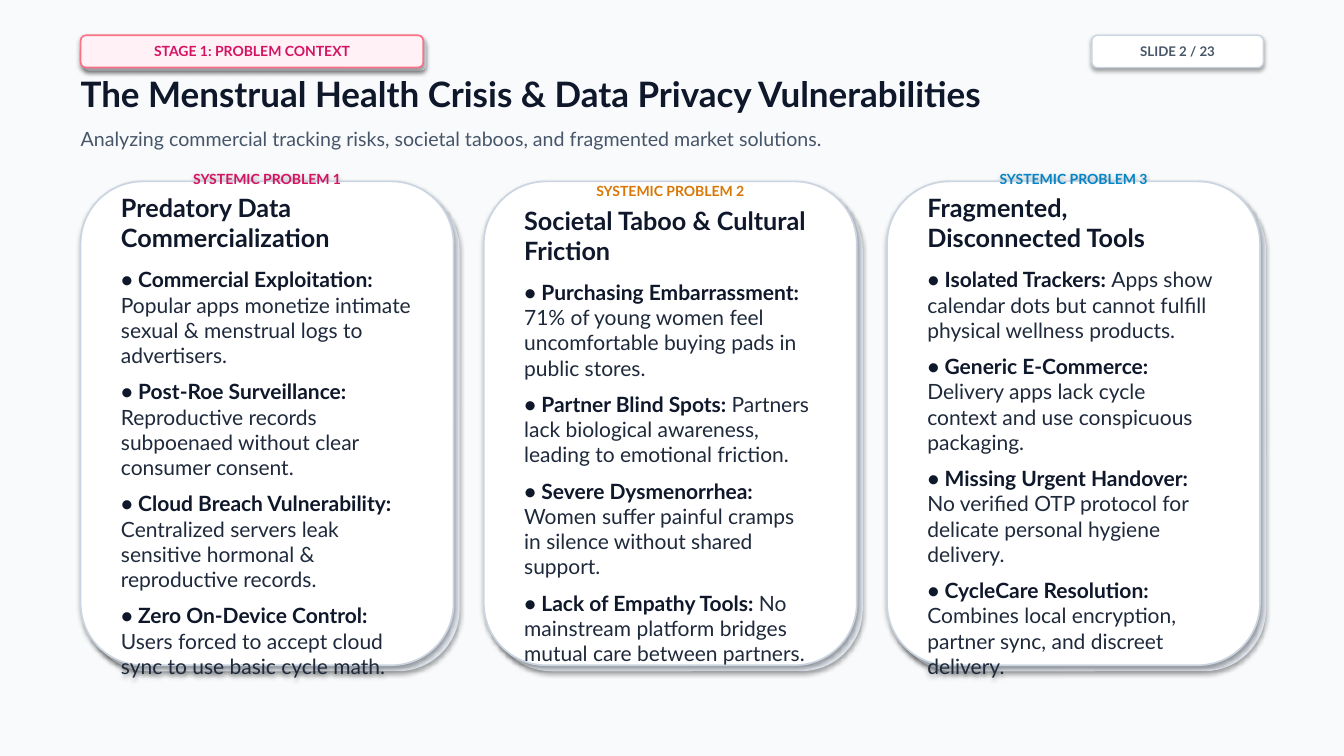
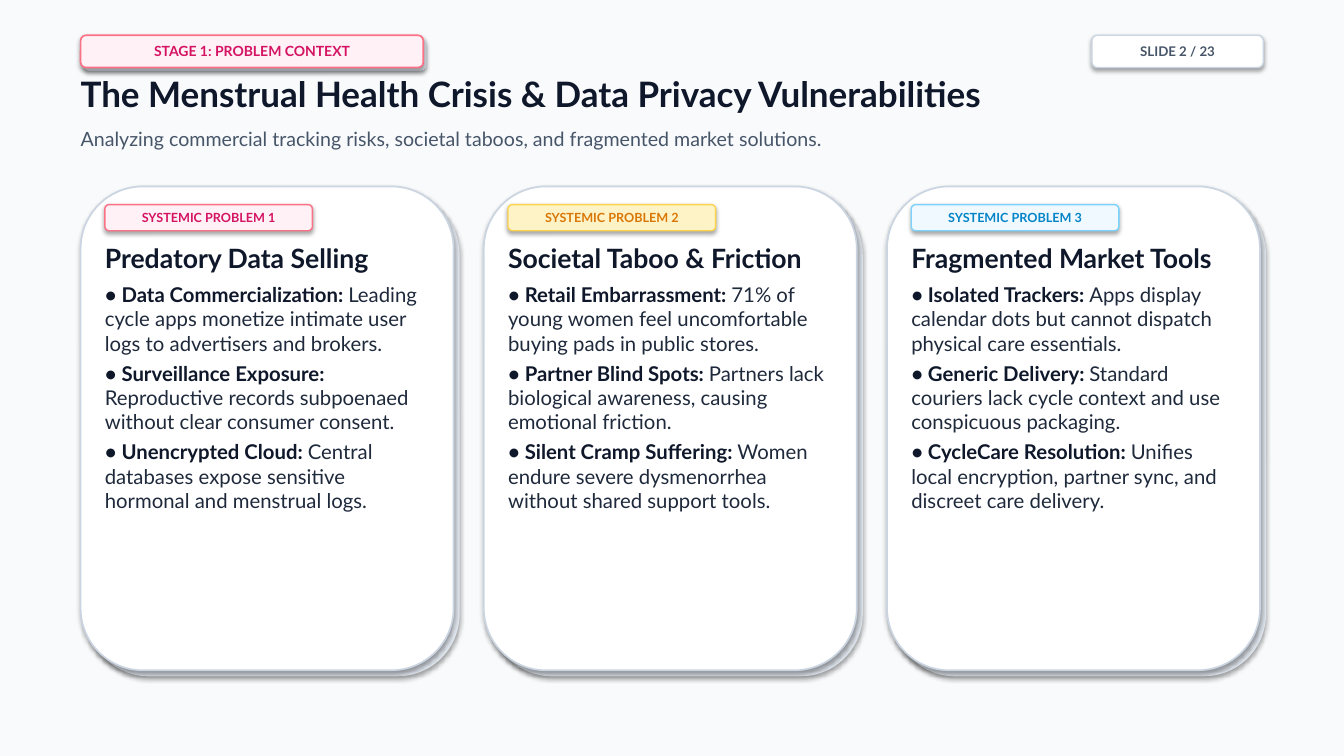
Before and after one commit to cyclecarehelpcenter-sudo/CycleCare, a slide deck: slide 2 of CycleCare_Project_Presentation.pptx. Drawn at 1344x756 pixels with LibreOffice and Linux fonts; fonts in the diff are those of the drawing. Boxes give left, top, right and bottom in pixels: in the first picture for what was removed or moved away, otherwise in the second. Text is boxed around its words. In the diff, an @@ line names an element or a change of style, - is before the commit and + after.

```diff
--- a/CycleCare_Project_Presentation.pptx
+++ b/CycleCare_Project_Presentation.pptx
@@ text in rounded rectangle at (121, 174, 411, 679): text removed @@
-SYSTEMIC PROBLEM 1
-Predatory Data Commercialization
-• Commercial Exploitation: Popular apps monetize intimate sexual & menstrual logs to advertisers.
-• Post-Roe Surveillance: Reproductive records subpoenaed without clear consumer consent.
-• Cloud Breach Vulnerability: Centralized servers leak sensitive hormonal & reproductive records.
-• Zero On-Device Control: Users forced to accept cloud sync to use basic cycle math.
@@ rounded rectangle: place and size @@
-rounded rectangle at (81, 181, 454, 665)
+rounded rectangle at (81, 187, 454, 670)
@@ rounded rectangle: place and size @@
-rounded rectangle at (87, 188, 460, 671)
+rounded rectangle at (87, 193, 460, 677)
@@ rounded rectangle added at (105, 205, 313, 231), fill #FFF1F5, outline #FB7185 1 pt, 9 pt, text #D41463, bold @@
+SYSTEMIC PROBLEM 1
@@ rounded rectangle: place and size @@
-rounded rectangle at (490, 188, 863, 671)
+rounded rectangle at (484, 187, 857, 670)
@@ rounded rectangle at (484, 187, 857, 670): fill #E2E8F0 to #FFFFFF; outline none to #CBD5E1 1.2 pt @@
@@ rounded rectangle: place and size @@
-rounded rectangle at (893, 188, 1266, 671)
+rounded rectangle at (490, 193, 863, 677)
@@ rounded rectangle added at (508, 205, 716, 231), fill #FEF3C7, outline #FCD34D 1 pt, 9 pt, text #D97706, bold @@
+SYSTEMIC PROBLEM 2
@@ rounded rectangle added at (887, 187, 1260, 670), fill #FFFFFF, outline #CBD5E1 1.2 pt @@
@@ rounded rectangle added at (893, 193, 1266, 677), fill #E2E8F0 @@
@@ rounded rectangle added at (911, 205, 1119, 231), fill #F0F9FF, outline #7DD3FC 1 pt, 9 pt, text #0284C7, bold @@
+SYSTEMIC PROBLEM 3
@@ text added at (105, 248, 417, 512), 14.5 pt, text #1E293B @@
+Predatory Data Selling
+• Data Commercialization: Leading cycle apps monetize intimate user logs to advertisers and brokers.
+• Surveillance Exposure: Reproductive records subpoenaed without clear consumer consent.
+• Unencrypted Cloud: Central databases expose sensitive hormonal and menstrual logs.
@@ text at (508, 248, 824, 512): text changed; size 15 to 14.5 pt @@
-SYSTEMIC PROBLEM 2
-Societal Taboo & Cultural Friction
-• Purchasing Embarrassment: 71% of young women feel uncomfortable buying pads in public stores.
-• Partner Blind Spots: Partners lack biological awareness, leading to emotional friction.
-• Severe Dysmenorrhea: Women suffer painful cramps in silence without shared support.
-• Lack of Empathy Tools: No mainstream platform bridges mutual care between partners.
+Societal Taboo & Friction
+• Retail Embarrassment: 71% of young women feel uncomfortable buying pads in public stores.
+• Partner Blind Spots: Partners lack biological awareness, causing emotional friction.
+• Silent Cramp Suffering: Women endure severe dysmenorrhea without shared support tools.
@@ text "Societal Taboo & Friction": place and size @@
-text "Societal Taboo & Friction" at (484, 181, 857, 665)
+text "Societal Taboo & Friction" at (508, 248, 824, 512)
@@ text "Societal Taboo & Friction" at (508, 248, 824, 512): vertical alignment middle to top; fill #FFFFFF to none; outline #CBD5E1 1.2 pt to none; shadow off @@
@@ text "Fragmented Market Tools" at (911, 248, 1220, 512): vertical alignment middle to top; fill #FFFFFF to none; outline #CBD5E1 1.2 pt to none; shadow off @@
@@ text at (911, 248, 1220, 512): text changed; size 15 to 14.5 pt @@
-SYSTEMIC PROBLEM 3
-Fragmented, Disconnected Tools
-• Isolated Trackers: Apps show calendar dots but cannot fulfill physical wellness products.
-• Generic E-Commerce: Delivery apps lack cycle context and use conspicuous packaging.
-• Missing Urgent Handover: No verified OTP protocol for delicate personal hygiene delivery.
-• CycleCare Resolution: Combines local encryption, partner sync, and discreet delivery.
+Fragmented Market Tools
+• Isolated Trackers: Apps display calendar dots but cannot dispatch physical care essentials.
+• Generic Delivery: Standard couriers lack cycle context and use conspicuous packaging.
+• CycleCare Resolution: Unifies local encryption, partner sync, and discreet care delivery.
@@ text "Fragmented Market Tools": place and size @@
-text "Fragmented Market Tools" at (887, 181, 1260, 665)
+text "Fragmented Market Tools" at (911, 248, 1220, 512)
```
Also in this commit, not shown: 22 other slides changed, 32 other files.
